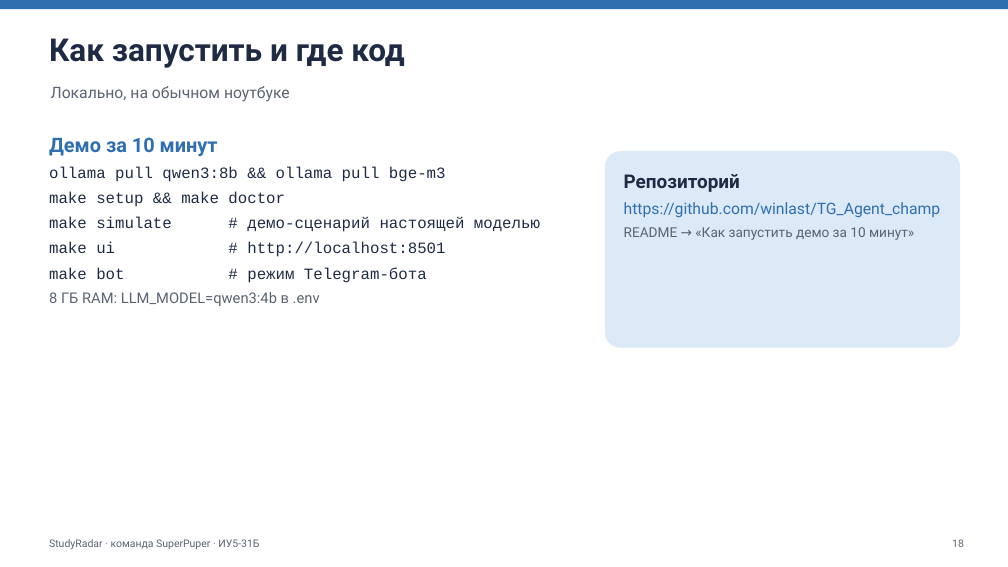
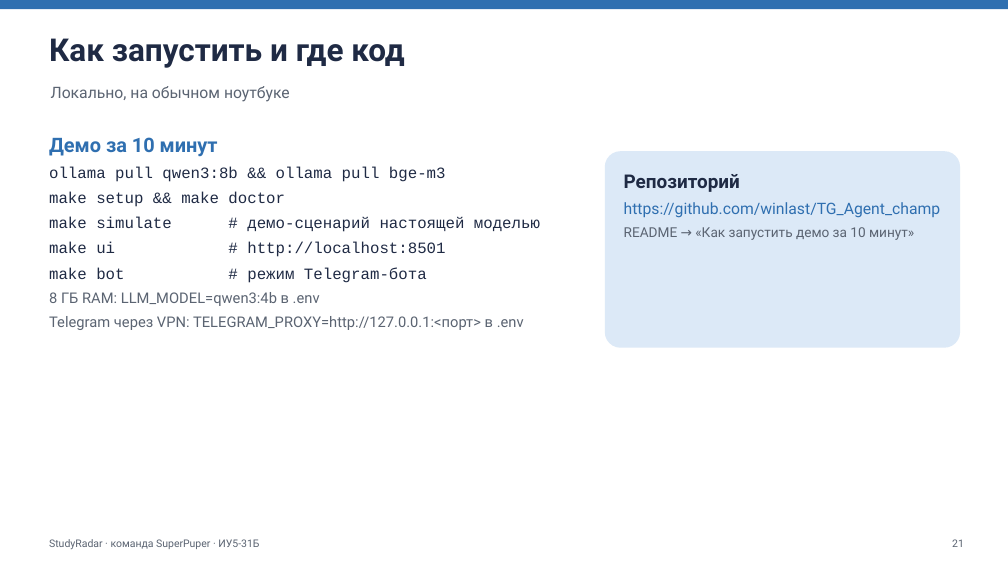
Before and after one commit to winlast/TG_Agent_champ, a slide deck: slide 21 of docs/StudyRadar_presentation.pptx (slide 18 before the commit). Drawn at 1008x567 pixels with LibreOffice and Linux fonts; fonts in the diff are those of the drawing. Boxes give left, top, right and bottom in pixels: in the first picture for what was removed or moved away, otherwise in the second. Text is boxed around its words. In the diff, an @@ line names an element or a change of style, - is before the commit and + after.

Commit message:
Презентация со скриншотами из Telegram, обновлённый README, прокси для бота

```diff
--- a/docs/StudyRadar_presentation.pptx
+++ b/docs/StudyRadar_presentation.pptx
@@ text at [49,316,524,330]: paragraph added @@
+Telegram через VPN: TELEGRAM_PROXY=http://127.0.0.1:<порт> в .env
@@ text at [952,539,964,547]: text changed @@
-18
+21
```
Also in this commit, not shown: 2 other slides changed, 3 slides added, 22 other files.
